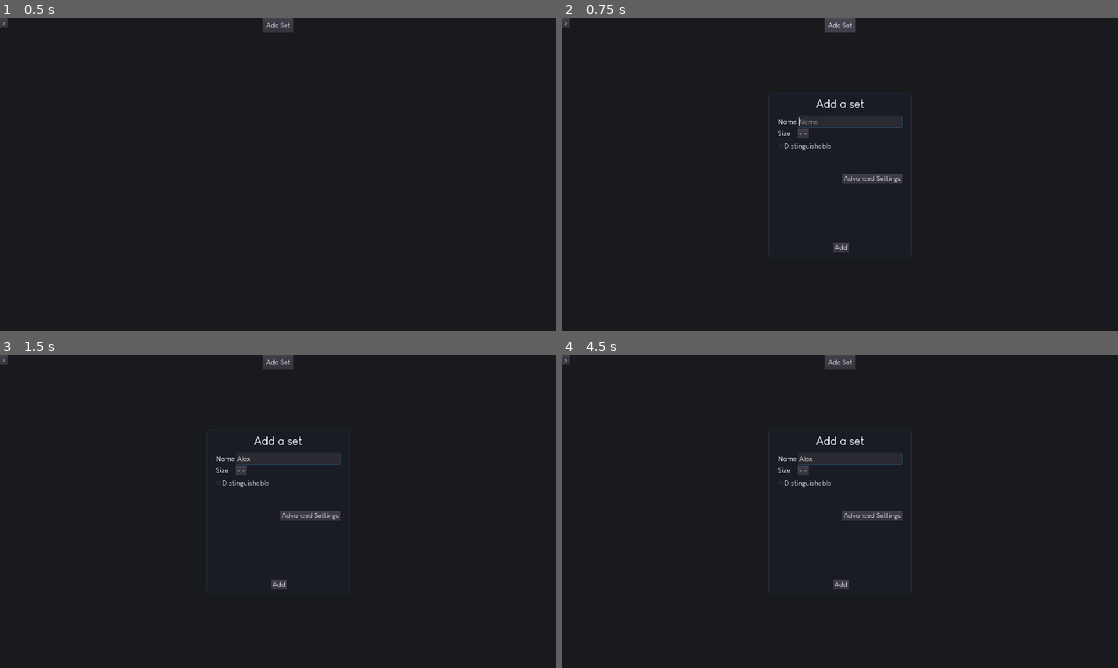
Above: before the commit, frames 1-4 (two rows, left to right).
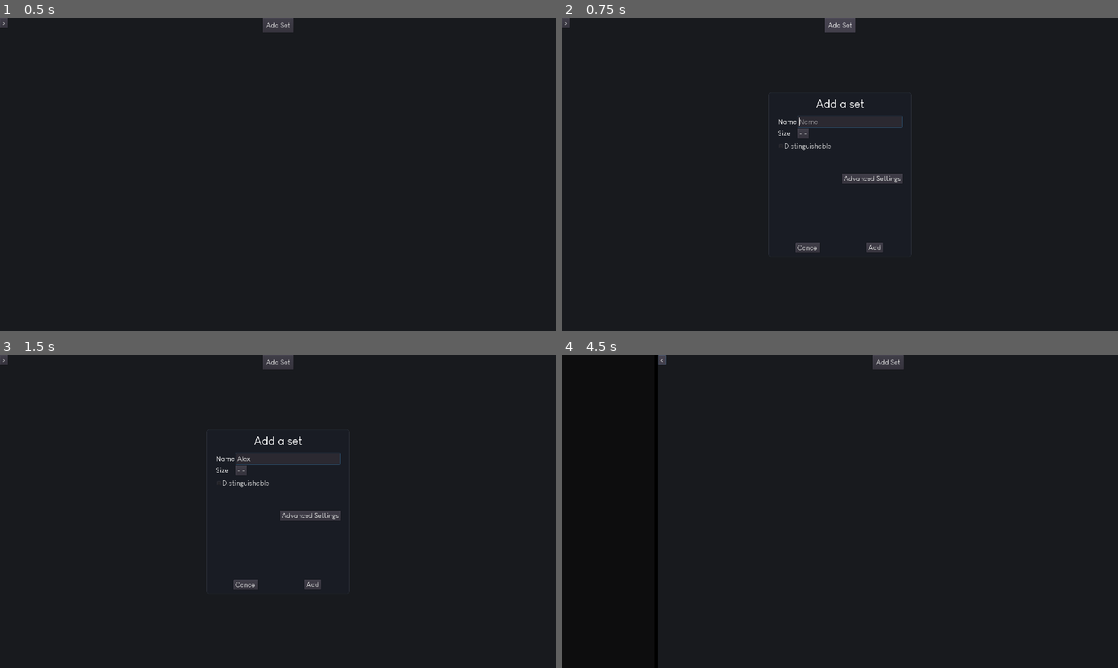
Above: after the commit, the same moments.

Repository: Mickaly13X/wv_project
Game: Godot game, scene res://Scenes/Main.tscn
Same seed, same stepped clock (60 frames per second), same inputs: the game is played once before the commit and once after it.
Inputs (mouse positions are in pixels of both pictures, inside the frame that each line leads up to):
- Up to frame 1 (0.5 s): no input
- Up to frame 2 (0.75 s): click "Add Set" at 0.5 s
- Up to frame 3 (1.5 s): click (289, 458) at 1.27 s; type "Alex" at 1.35 s
- Up to frame 4 (4.5 s): click "- -" at 2 s; click "Add" at 2.75 s; click (806, 583) at 3.5 s, where only the run after the commit has a clickable "Cancel"; click ">" at 4.25 s

Frame 1 is identical in both runs. In frame 2, 0.3% of the frame differs, in the area x 42-58%, y 71-75%; in frame 3, 0.3%; in frame 4, 2.1%, in the area x 0-63%, y 0-100%.

Commit message:
📦 NEW: Cancel button in popup

Diff:
--- a/Visualizer/Scenes/Popup_AddSet.tscn
+++ b/Visualizer/Scenes/Popup_AddSet.tscn
@@ -24,6 +24,7 @@
 shader_param/amount = 4.0
 
 [node name="AddSet" type="PopupDialog"]
+visible = true
 anchor_left = 0.5
 anchor_top = 0.5
 anchor_right = 0.5
@@ -129,14 +130,30 @@
 }
 
 [node name="B_Add" type="Button" parent="."]
-margin_left = 220.736
+margin_left = 337.736
 margin_top = 518.016
-margin_right = 276.736
+margin_right = 393.736
 margin_bottom = 552.016
 focus_mode = 0
 custom_fonts/font = ExtResource( 5 )
 enabled_focus_mode = 0
 text = "Add"
+__meta__ = {
+"_edit_use_anchors_": false
+}
+
+[node name="B_Cancel" type="Button" parent="."]
+anchor_top = 0.00182352
+anchor_right = 0.0569106
+anchor_bottom = 0.00182352
+margin_left = 92.5269
+margin_top = 518.016
+margin_right = 148.527
+margin_bottom = 552.016
+focus_mode = 0
+custom_fonts/font = ExtResource( 5 )
+enabled_focus_mode = 0
+text = "Cancel"
 __meta__ = {
 "_edit_use_anchors_": false
 }
@@ -233,5 +250,6 @@
 "_edit_use_anchors_": false
 }
 [connection signal="button_up" from="B_Add" to="." method="_on_B_Add_button_up"]
+[connection signal="button_up" from="B_Cancel" to="." method="_on_B_Cancel_button_up"]
 [connection signal="button_up" from="B_AdvancedSettings" to="." method="_on_B_AdvancedSettings_button_up"]
 [connection signal="button_up" from="PU_AdvancedSettings/B_Done" to="PU_AdvancedSettings" method="_on_B_Done_button_up"]
--- a/Visualizer/Scripts/PU_AddSet.gd
+++ b/Visualizer/Scripts/PU_AddSet.gd
@@ -16,7 +16,7 @@
 func clear_user_input():
 
 	$Items/LE_Name.text = ""
-	$Items/MB_Size.text = "--"
+	$Items/MB_Size.text = "- -"
 
 
 func get_name():
@@ -63,3 +63,9 @@
 func _on_B_AdvancedSettings_button_up():
 
 	$PU_AdvancedSettings.popup()
+
+
+func _on_B_Cancel_button_up():
+	clear_user_input()
+
+	self.hide()
